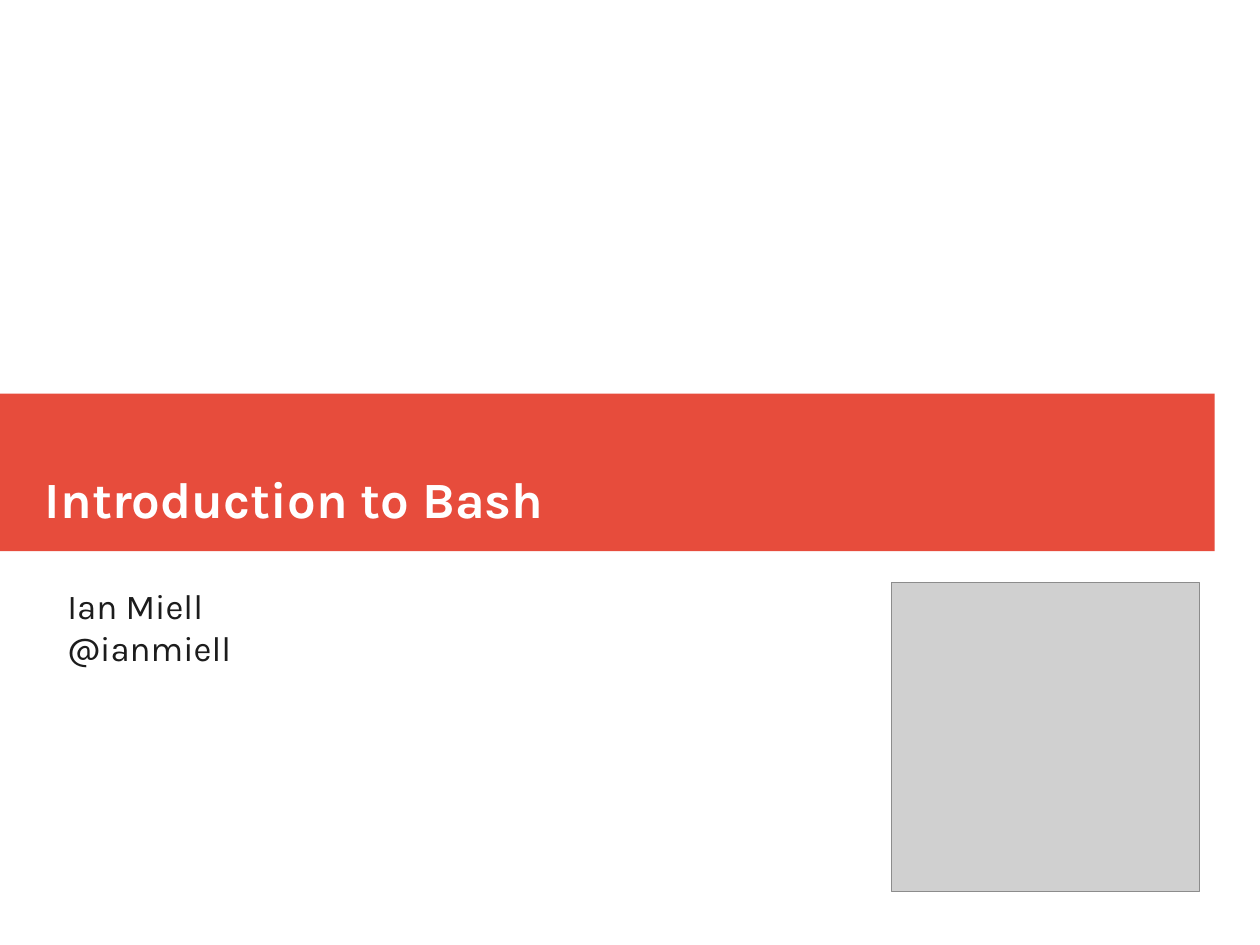
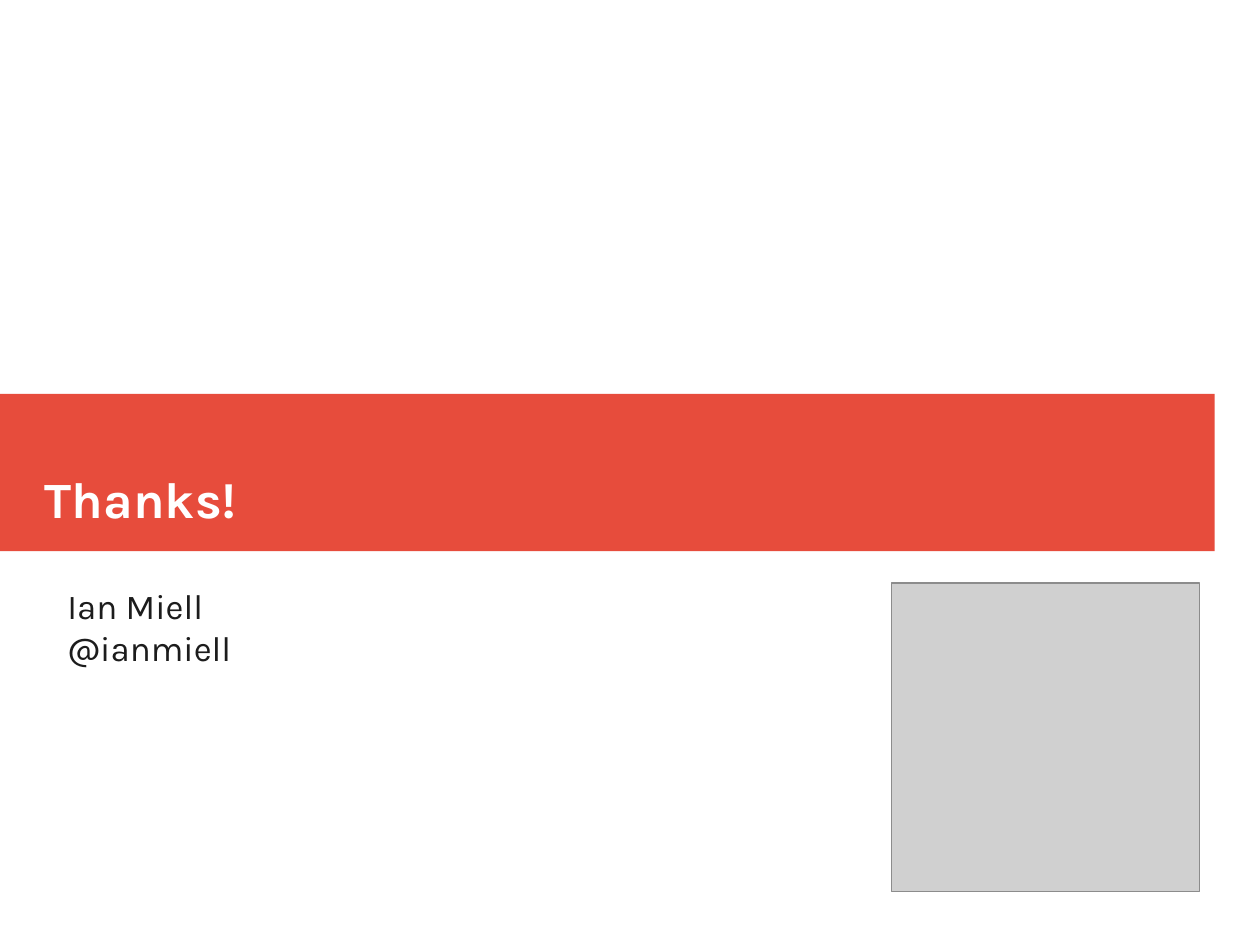
Before and after one commit to ianmiell/introduction-to-the-command-line, a slide deck: slide 12 of slides/introduction_to_the_command_line.pptx (slide 64 before the commit). Drawn at 1260x945 pixels with LibreOffice and Linux fonts; fonts in the diff are those of the drawing; grey boxes stand for pictures. Boxes give left, top, right and bottom in pixels: in the first picture for what was removed or moved away, otherwise in the second. Text is boxed around its words. In the diff, an @@ line names an element or a change of style, - is before the commit and + after.

```diff
--- a/slides/introduction_to_the_command_line.pptx
+++ b/slides/introduction_to_the_command_line.pptx
@@ text at (45,483,237,519): text changed @@
-Introduction to Bash
+Thanks!
```
Also in this commit, not shown: 4 other slides changed, 5 slides added, 57 slides removed.
